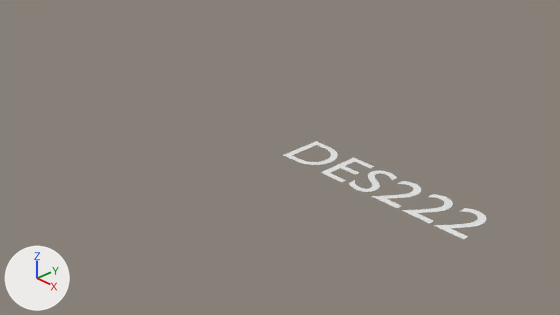
What one commit did to the Blender file media/gltf/text/DES222.blend.
One viewpoint serves both versions: the file's camera 'Camera'. The axes (+X, +Y, +Z) are drawn at lower left. The lights are the same throughout.

The scene before the commit, as lines of its bpy script (objects in view):
```python
txt_text = bpy.data.curves.new('Text', 'FONT')
txt_text.body = 'DES222'
ob_text = bpy.data.objects.new('Text', txt_text)
ob_text.location = (0.0, 0.0, 0.0)
```
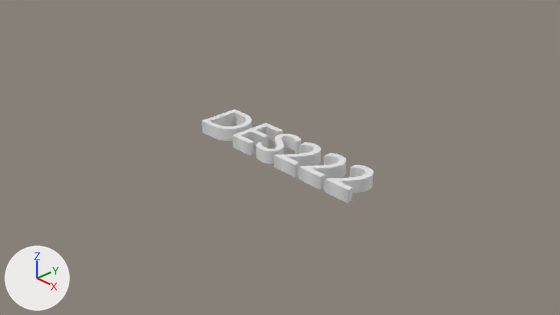
Commit message: Changed potato to text

Where the change shows, as pixel boxes [x1, y1, x2, y2] in the pictures (560 x 315 px):
'Text', reshaped, moved (15% narrower): before [284, 141, 486, 239]; after [202, 109, 373, 203]

The change in detail:
In text 'Text' (txt_text), extrude is now set to 0.1.
Object 'Text' (ob_text) moves from (0.0, 0.0, 0.0) to (-1.707, -0.144, -0.063).
